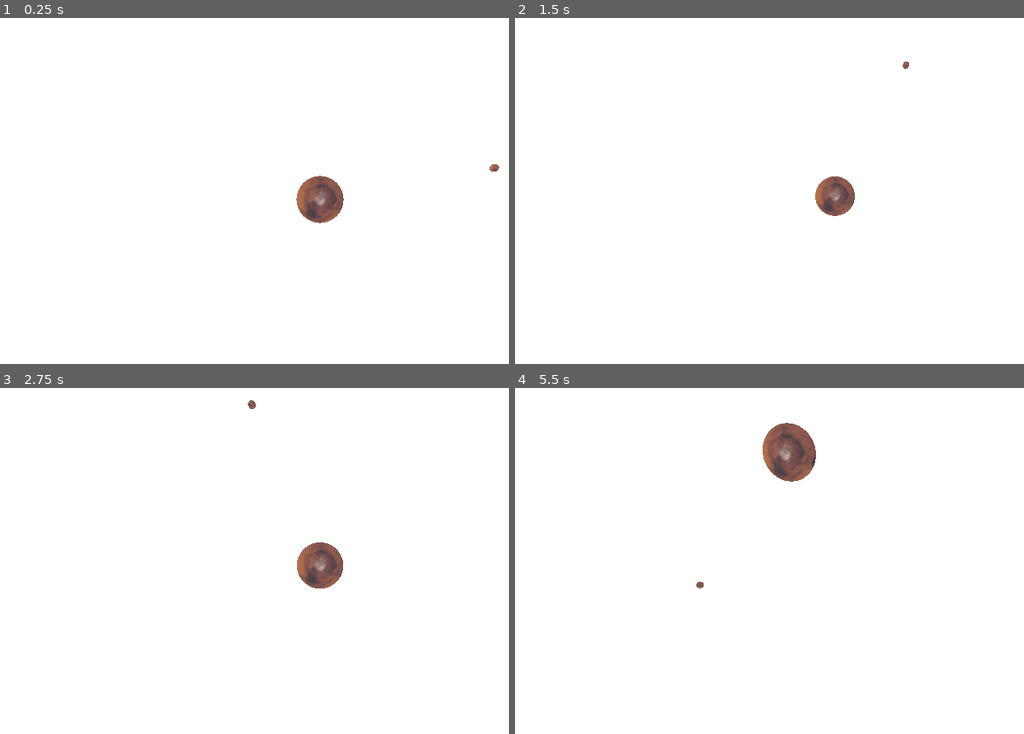
Above: before the commit, frames 1-4 (two rows, left to right).
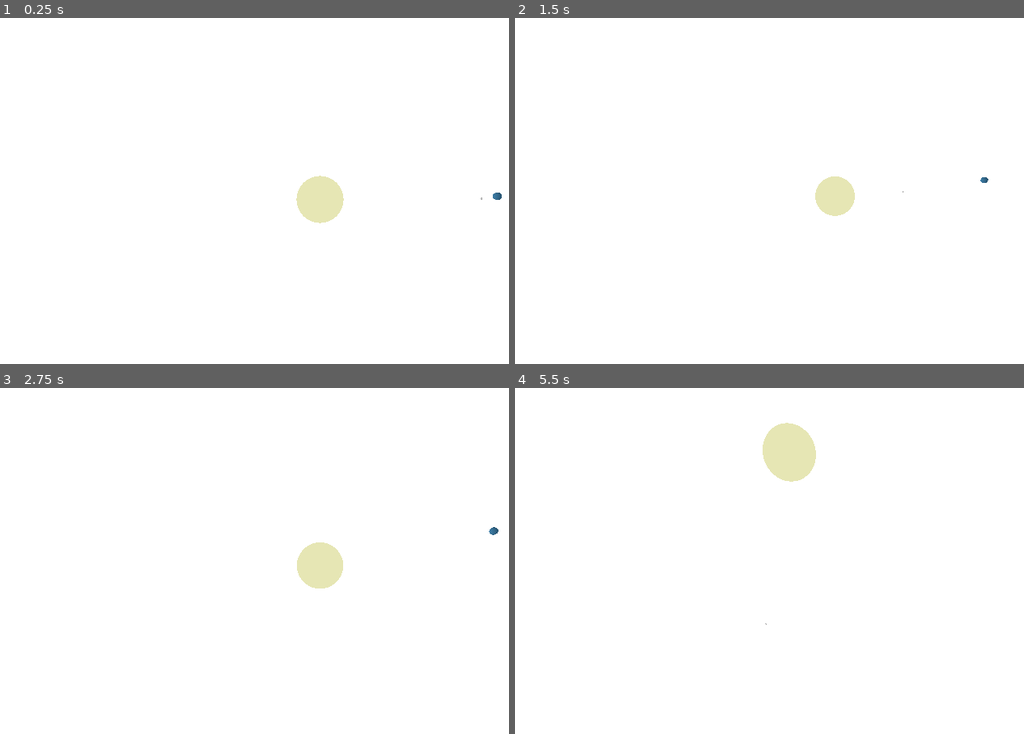
Above: after the commit, the same moments.

Repository: DarkLegend001/Space-Simulator
Game: Godot game, scene res://main/main.tscn
Same seed, same stepped clock (60 frames per second), same inputs: the game is played once before the commit and once after it. A sky picture missing from this copy of the repository is replaced by a grey-blue gradient.
Inputs:
- Up to frame 1 (0.25 s): no input
- Up to frame 2 (1.5 s): tap Enter at 0.5 s; hold S (camera_back) 0.53-1.28 s; tap Ctrl (camera_down) at 1.35 s
- Up to frame 3 (2.75 s): hold W (camera_forward) from 2.03 s (still down)
- Up to frame 4 (5.5 s): release W (camera_forward) at 2.78 s; tap A (camera_left) at 2.85 s; hold D (camera_right) 3.53-4.28 s; tap Shift (camera_roll_right) at 4.35 s; hold Down (camera_rotate_down) from 5.03 s (still down)

The runs differ from the first frame. In frame 1, 1.0% of the frame differs, in the area x 58-99%, y 42-60%; in frame 2, 0.7%; in frame 3, 1.0%; in frame 4, 1.4%, in the area x 35-60%, y 10-69%.

Commit message:
create sun and fix body scaling

Diff:
--- /dev/null
+++ b/assets/default_body.tres
@@ -0,0 +1,3 @@
+[gd_resource type="StandardMaterial3D" format=3 uid="uid://iyn7rn183nbu"]
+
+[resource]
--- a/controller/simulation_controller.gd
+++ b/controller/simulation_controller.gd
@@ -2,12 +2,15 @@
 
 var simulation: Simulation
 # timesteps per frame
-@export var speed := 1000
-var renderer = preload("res://rendering/celestial_body_renderer.tscn")
+@export var speed := 100
+var celestial_body_renderer = preload("res://rendering/celestial_body_renderer.tscn")
+var sun_renderer = preload("res://rendering/sun_renderer.tscn")
 
 # Called when the node enters the scene tree for the first time.
 func _ready() -> void:
 	simulation = Simulation.new()
+	spawn_sun("Sun", Vector3.ZERO, Vector3.ZERO, 1.98842e30, 39570000, 100, Color(1.0, 1.0, 0.784, 1.0))
+	#spawn_celestial_body("Sun", Vector3.ZERO, Vector3.ZERO, 1.98842e30, 39570000, Color(1.0, 1.0, 0.784, 1.0))
 	load_presets()
 
 # Called every frame. 'delta' is the elapsed time since the previous frame.
@@ -15,10 +18,17 @@
 	for i in range(0, speed):
 		simulation.update()
 
-func spawn_celestial_body(title: String, pos: Vector3, vel: Vector3, mass: float, radius: float, colour: Color):
-	var body = CelestialBody.new(pos, vel, Vector3.ZERO, mass, radius)
+func spawn_celestial_body(title: String, pos: Vector3, vel: Vector3, mass: float, radius: float, color: Color):
+	var body = CelestialBody.new(pos, vel, Vector3.ZERO, mass, radius, color)
 	simulation.celestial_bodies.append(body)
-	var render = renderer.instantiate()
+	var render = celestial_body_renderer.instantiate()
+	$"../CelestialBodies".add_child(render)
+	render.body = body
+
+func spawn_sun(title: String, pos: Vector3, vel: Vector3, mass: float, radius: float, energy: float, color: Color):
+	var body = Sun.new(pos, vel, Vector3.ZERO, mass, radius, energy, color)
+	simulation.celestial_bodies.append(body)
+	var render = sun_renderer.instantiate()
 	$"../CelestialBodies".add_child(render)
 	render.body = body
 
--- a/data/globals.gd
+++ b/data/globals.gd
@@ -2,4 +2,4 @@
 
 # Defines how many metres corresponds with one position unit of Godot
 @export var distance_scale: int = 1e9
-@export var size_scale: int = 5e7
+@export var size_scale: int = 1e6
--- a/main/camera.gd
+++ b/main/camera.gd
@@ -5,6 +5,8 @@
 func _ready() -> void:
 	pass # Replace with function body.
 
+func move(dir: Vector3):
+	position += dir
 
 # Called every frame. 'delta' is the elapsed time since the previous frame.
 func _process(delta: float) -> void:
--- a/main/main.tscn
+++ b/main/main.tscn
@@ -21,7 +21,6 @@
 ambient_light_source = 3
 ambient_light_color = Color(1, 1, 1, 1)
 ambient_light_sky_contribution = 0.9
-ambient_light_energy = 1.22
 reflected_light_source = 2
 
 [node name="Main" type="Node" unique_id=1603506809]
--- a/rendering/celestial_body_renderer.gd
+++ b/rendering/celestial_body_renderer.gd
@@ -1,13 +1,22 @@
 class_name CelestialBodyRenderer extends Node3D
 
 var body: CelestialBody
+var following: bool = false
 
 # Called when the node enters the scene tree for the first time.
 func _ready() -> void:
-	print("Instantiating 'CelstialBodyRenderer")
+	print("Instantiating CelestialBodyRenderer")
 	scale = Vector3.ONE * (body.radius / Globals.size_scale)
+
+	$Mesh.set_surface_override_material(0, load("res://assets/default_body.tres").duplicate())
+	$Mesh.get_surface_override_material(0).albedo_color = body.color
 
 # Called every frame. 'delta' is the elapsed time since the previous frame.
 func _process(_delta: float) -> void:
 	position = body.pos / Globals.distance_scale
 	rotation = body.rot
+	if (following):
+		$"../../Camera3D".move(body.vel / Globals.size_scale)
+
+func set_following(following: bool):
+	self.following = following
--- a/rendering/celestial_body_renderer.tscn
+++ b/rendering/celestial_body_renderer.tscn
@@ -1,18 +1,13 @@
 [gd_scene format=3 uid="uid://cj4b0pnul7a6a"]
 
 [ext_resource type="Script" uid="uid://c217lxu6qli4b" path="res://rendering/celestial_body_renderer.gd" id="1_l5vr7"]
-[ext_resource type="Texture2D" uid="uid://cgmdg6ae3jjyv" path="res://assets/mars_1k_color.jpg" id="2_5q51l"]
+[ext_resource type="Material" uid="uid://iyn7rn183nbu" path="res://assets/default_body.tres" id="2_5q51l"]
 
 [sub_resource type="SphereMesh" id="SphereMesh_l5vr7"]
-
-[sub_resource type="StandardMaterial3D" id="StandardMaterial3D_xhbbt"]
-albedo_color = Color(1, 1, 1, 0)
-albedo_texture = ExtResource("2_5q51l")
 
 [node name="CelestialBodyRenderer" type="Node3D" unique_id=1844500272]
 script = ExtResource("1_l5vr7")
 
 [node name="Mesh" type="MeshInstance3D" parent="." unique_id=936898943]
-transform = Transform3D(50, 0, 0, 0, 50, 0, 0, 0, 50, 0, 0, 0)
 mesh = SubResource("SphereMesh_l5vr7")
-surface_material_override/0 = SubResource("StandardMaterial3D_xhbbt")
+surface_material_override/0 = ExtResource("2_5q51l")
--- /dev/null
+++ b/rendering/sun_renderer.gd
@@ -0,0 +1,10 @@
+class_name SunRenderer extends CelestialBodyRenderer
+
+func _ready():
+	super()
+	following = true
+	scale = Vector3.ONE * (body.radius / Globals.size_scale)
+	$Light.light_energy = body.energy
+
+func _process(delta: float):
+	super(delta)
--- /dev/null
+++ b/rendering/sun_renderer.tscn
@@ -0,0 +1,18 @@
+[gd_scene format=3 uid="uid://bwuh1280j77f6"]
+
+[ext_resource type="Script" uid="uid://dcxtpyjai0cuk" path="res://rendering/sun_renderer.gd" id="1_1lsje"]
+
+[sub_resource type="SphereMesh" id="SphereMesh_1lsje"]
+
+[sub_resource type="StandardMaterial3D" id="StandardMaterial3D_1lsje"]
+
+[node name="SunRenderer" type="Node3D" unique_id=1162469073]
+script = ExtResource("1_1lsje")
+
+[node name="Mesh" type="MeshInstance3D" parent="." unique_id=439224632]
+cast_shadow = 0
+mesh = SubResource("SphereMesh_1lsje")
+surface_material_override/0 = SubResource("StandardMaterial3D_1lsje")
+
+[node name="Light" type="OmniLight3D" parent="." unique_id=1555752643]
+omni_range = 4000.0
--- a/simulation/celestial_body.gd
+++ b/simulation/celestial_body.gd
@@ -7,12 +7,13 @@
 var rot_vel: Vector3
 var mass: float
 var radius: float
+var color: Color
 
 # Only used in the calculations for other attributes
 var accel_old: Vector3
 
 
-func _init(pos: Vector3, vel: Vector3, rot_vel: Vector3, mass: float, radius: float):
+func _init(pos: Vector3, vel: Vector3, rot_vel: Vector3, mass: float, radius: float, color: Color):
 	self.pos = pos
 	self.vel = vel
 	self.accel = Vector3.ZERO
@@ -20,3 +21,4 @@
 	self.rot_vel = rot_vel
 	self.mass = mass
 	self.radius = radius
+	self.color = color
--- a/simulation/physics_calculator.gd
+++ b/simulation/physics_calculator.gd
@@ -1,7 +1,7 @@
 class_name PhysicsCalculator
 
 # N*m^2*kg^-2
-const G = 6.6743E-11# update rotation
+const G = 6.6743E-11
 
 # Verlet Intergration; https://www.algorithm-archive.org/contents/verlet_integration/verlet_integration.html
 func integrate_forces(bodies, timestep):
--- /dev/null
+++ b/simulation/sun.gd
@@ -0,0 +1,7 @@
+class_name Sun extends CelestialBody
+
+var energy: float
+
+func _init(pos: Vector3, vel: Vector3, rot_vel: Vector3, mass: float, radius: float, energy: float, color: Color):
+	super(pos, vel, rot_vel, mass, radius, color)
+	self.energy = energy
Not shown, changed: data/presets.txt
Not shown, added: rendering/sun_renderer.gd.uid
Not shown, added: simulation/sun.gd.uid
